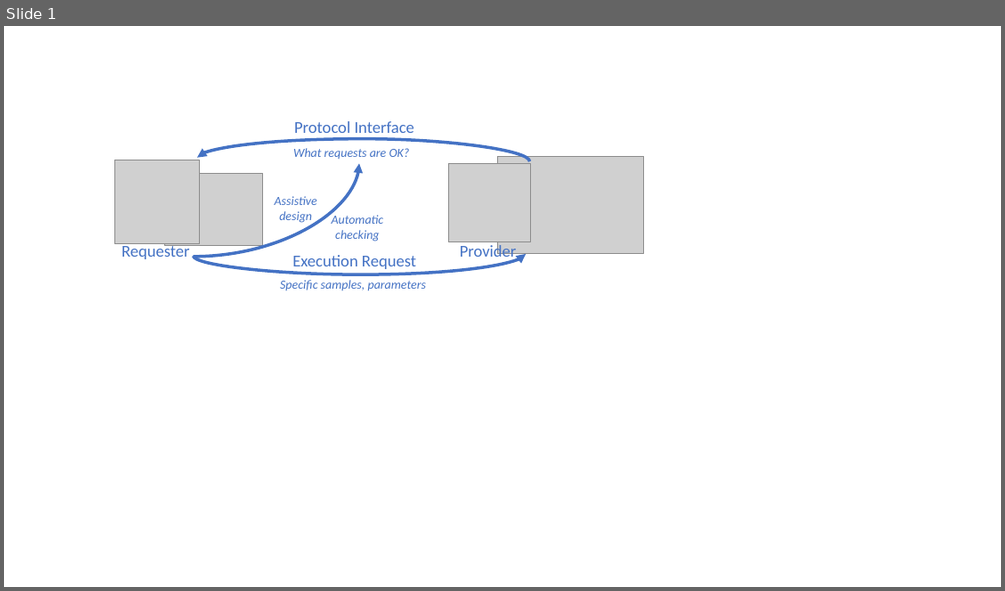
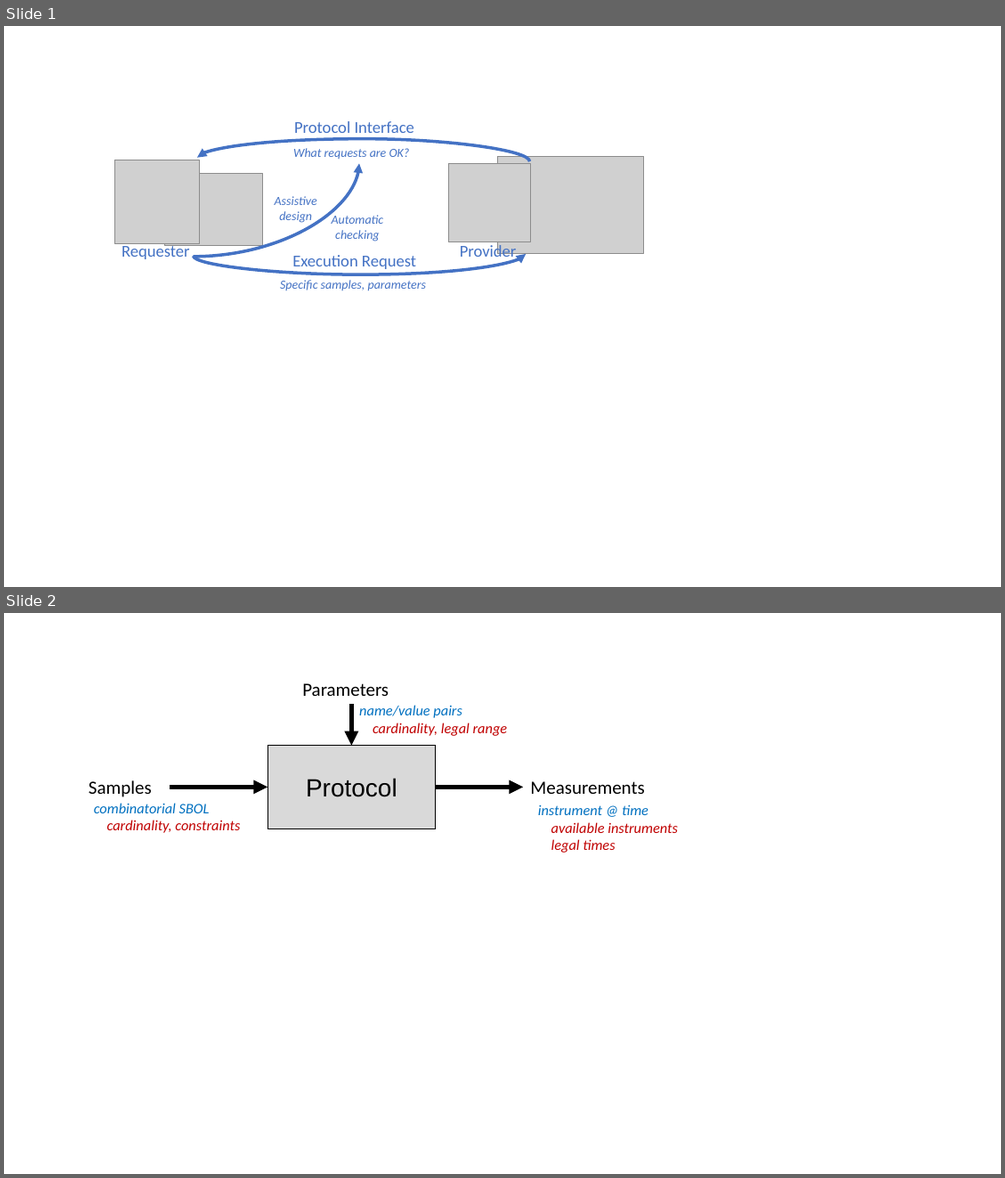
Before and after one commit to SD2E/OPIL-specification, a slide deck: figsrc/figures.pptx. Shown one above the other, each under a label of ours: slide 1 before the commit, slides 1 and 2 after it. The pictures are 1005x591 and 1005x1178 pixels, drawn with LibreOffice and Linux fonts; fonts in the diff are those of the drawing; grey boxes stand for pictures. Boxes give left, top, right and bottom in pixels: in the first picture for what was removed or moved away, otherwise in the second. Text is boxed around its words. In the diff, an @@ line names an element or a change of style, - is before the commit and + after.

```diff
--- a/figsrc/figures.pptx
+++ b/figsrc/figures.pptx
@@ slide 2 added at (x1=4, y1=613, x2=1001, y2=1174), background #FFFFFF @@
@@ text added at (x1=302, y1=683, x2=388, y2=696), 18 pt, text #000000 @@
+Parameters
@@ arrow added from (352, 705) to (352, 746), #000000 4.5 pt @@
@@ text added at (x1=359, y1=705, x2=508, y2=736), 14 pt, text #C00000, italic @@
+name/value pairs
+cardinality, legal range
@@ rectangle added at (x1=268, y1=746, x2=436, y2=829), fill #D9D9D9, outline #000000 1 pt, 24 pt, text #000000 @@
+Protocol
@@ text added at (x1=89, y1=780, x2=152, y2=797), 18 pt, text #000000 @@
+Samples
@@ arrow added from (170, 787) to (268, 787), #000000 4.5 pt @@
@@ arrow added from (436, 787) to (523, 787), #000000 4.5 pt @@
@@ text added at (x1=530, y1=781, x2=644, y2=794), 18 pt, text #000000 @@
+Measurements
@@ text added at (x1=94, y1=803, x2=240, y2=833), 14 pt, text #C00000, italic @@
+combinatorial SBOL
+cardinality, constraints
@@ text added at (x1=538, y1=804, x2=678, y2=852), 14 pt, text #C00000, italic @@
+instrument @ time
+available instruments
+legal times
```
Also in this commit, not shown: 8 other files.
